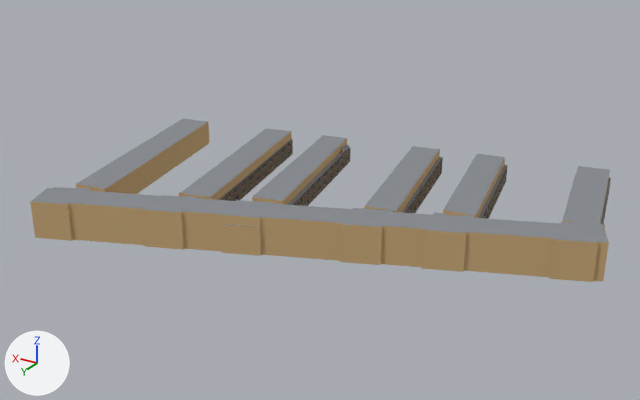
Before and after pictures for a commit that changed the glTF model public/canal-drive/models/ordinary-buildings/recipe-large-buitenzagerij-45-100112.glb.
Before and after are seen from a camera (50 mm lens) standing at (-120.1, 201.2, 111.6) and looking at (7.8, -12.0, 5.1). Lighting does not change. The marker at lower left points along +X, +Y and +Z. The first picture is the older version. Where no turn or scale is listed for an object, it has been applied to the vertices. Vertices at exactly the same position are counted once.

In view in the first picture: 'buitenzagerij-45-100112'.
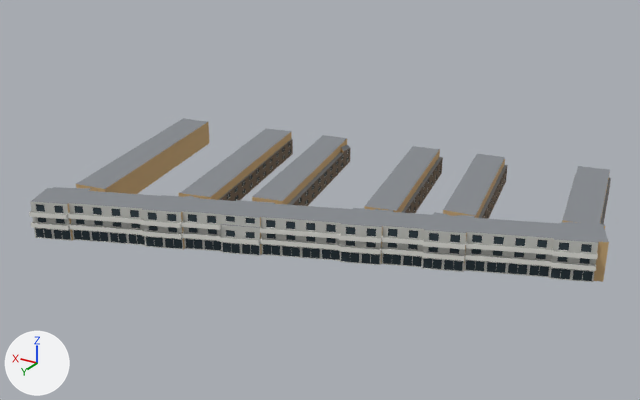
Where the newer file only moved an object's origin or applied its transform, the numbers keep the older frame.

Location of each change, (x1, y1, x2, y2) in pixels of the pictures (640 x 400 px):
'buitenzagerij-45-100112', reshaped
    before: (30, 118, 611, 282)
    after: (29, 118, 611, 282)
part 1 of me_buitenzagerij_45_100112, built on
    before: (261, 218, 340, 261)
    after: (29, 202, 598, 282)

Edits to the bpy script that builds the scene:
```text
Add mat_c8a878_brick_grid:
    mat_c8a878_brick_grid = principled_material('c8a878_brick_grid')
    mat_c8a878_brick_grid.base_color = (0.578, 0.392, 0.188)  # brown #c8a878
    mat_c8a878_brick_grid.roughness = 0.9
Add mat_c4c5c0_paint_measured:
    mat_c4c5c0_paint_measured = principled_material('c4c5c0_paint_measured')
    mat_c4c5c0_paint_measured.base_color = (0.552, 0.558, 0.527)  # light grey #c4c5c0
    mat_c4c5c0_paint_measured.roughness = 0.9
Add mat_e4e4de_stone:
    mat_e4e4de_stone = principled_material('e4e4de_stone')
    mat_e4e4de_stone.base_color = (0.776, 0.776, 0.73)  # light grey #e4e4de
    mat_e4e4de_stone.roughness = 0.9
Change me_buitenzagerij_45_100112:
    used by ob_buitenzagerij_45_100112; location = (4.8, -14.8, 5.8)
    remove me_buitenzagerij_45_100112.from_pydata(...)  # 5928 vertices, 8063 faces; spans x -83.0..83.0, y -59.0..59.0, z -6.0..6.0
    add me_buitenzagerij_45_100112.from_pydata(...)  # 8223 vertices, 11543 faces; spans x -83.0..83.0, y -59.0..60.0, z -6.0..6.0
    me_buitenzagerij_45_100112 part 1: 1 vertex removed from x 2.0, y 34.0, z -6.0; 2072 vertices added at x -81.0..66.0, y 3.0..60.0, z -6.0..5.0
    other edits to the shape of me_buitenzagerij_45_100112 do not show in these pictures
    add me_buitenzagerij_45_100112.materials.append(mat_c4c5c0_paint_measured)  # light grey #c4c5c0
    add me_buitenzagerij_45_100112.materials.append(mat_e4e4de_stone)  # light grey #e4e4de
    add me_buitenzagerij_45_100112.materials.append(mat_c8a878_brick_grid)  # brown #c8a878
```
